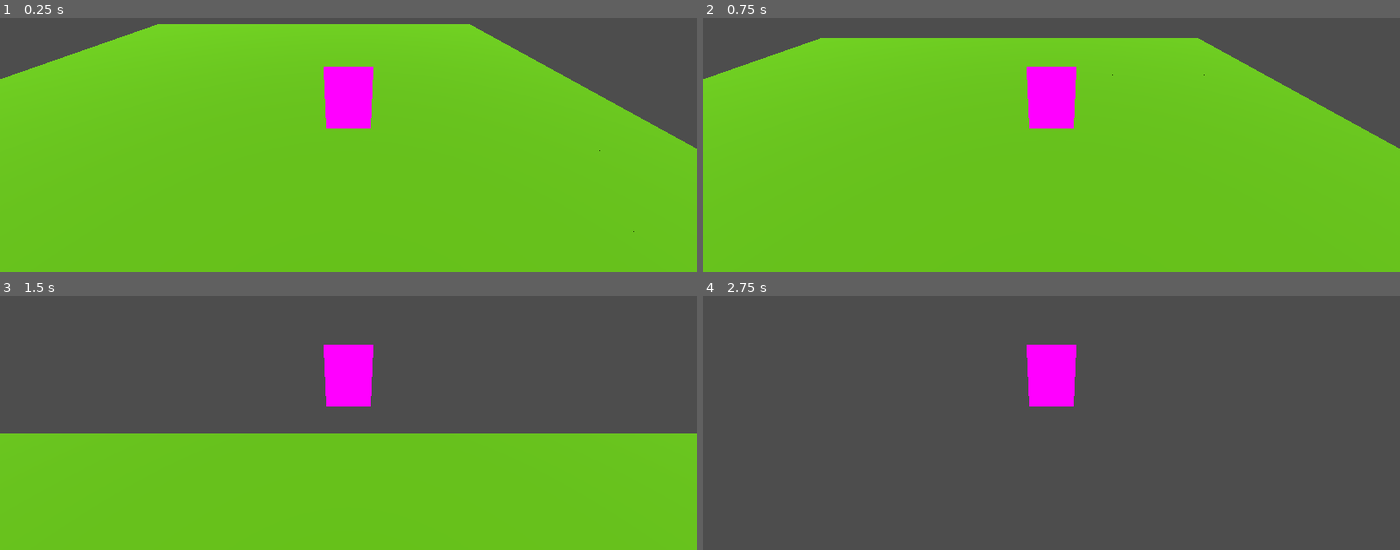
Above: before the commit, frames 1-4 (two rows, left to right).
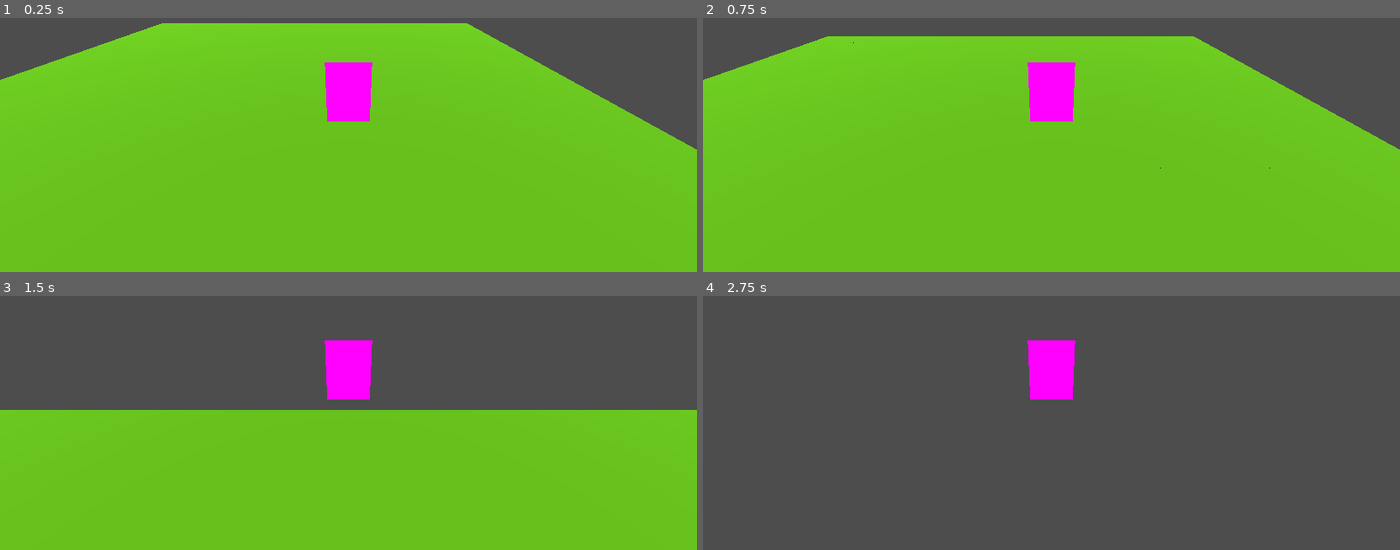
Above: after the commit, the same moments.

Repository: Lele1409/projectcl
Game: Godot game, scene res://Scenes/World.tscn
The game is run twice, just before and just after one commit, with the same random seed, the same clock (stepped at 60 frames per second) and the same inputs.
Inputs:
- Up to frame 1 (0.25 s): no input
- Up to frame 2 (0.75 s): tap Enter at 0.5 s; hold W (move_forward) from 0.53 s (still down)
- Up to frame 3 (1.5 s): keep holding W (move_forward)
- Up to frame 4 (2.75 s): tap Space at 2 s; release W (move_forward) at 2.03 s; hold A (move_left) from 2.03 s (still down)

The runs differ from the first frame. In frame 1, 0.7% of the frame differs, in the area x 0-100%, y 2-85%; in frame 2, 0.9%; in frame 3, 9.6%, in the area x 0-100%, y 17-55%; in frame 4, 0.4%.

Commit message:
[Scenes] (actually aligned player cam properly)

Diff:
--- a/src/Scenes/World.tscn
+++ b/src/Scenes/World.tscn
@@ -26,5 +26,5 @@
 transform = Transform3D(1, 0, 0, 0, 1, 0, 0, 0, 1, 0, 1, 0)
 
 [node name="PlayerCamera" type="Camera3D" parent="Player"]
-transform = Transform3D(1, 0, 0, 0, 0.905857, 0.423583, 0, -0.423583, 0.905857, 0, 3.48816, 4.70724)
+transform = Transform3D(1, 0, 0, 0, 0.906308, 0.422618, 0, -0.422618, 0.906308, 0, 3.5, 5)
 current = true
